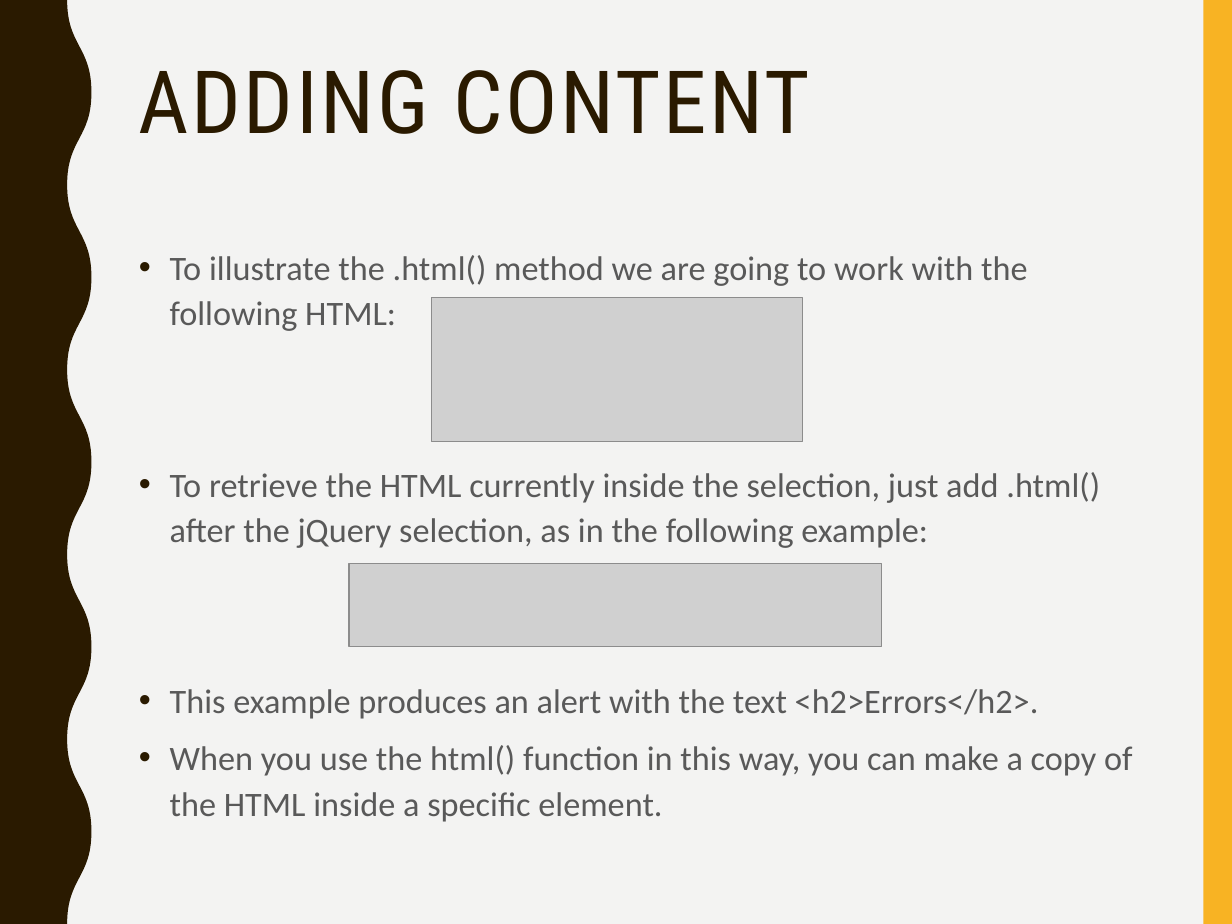
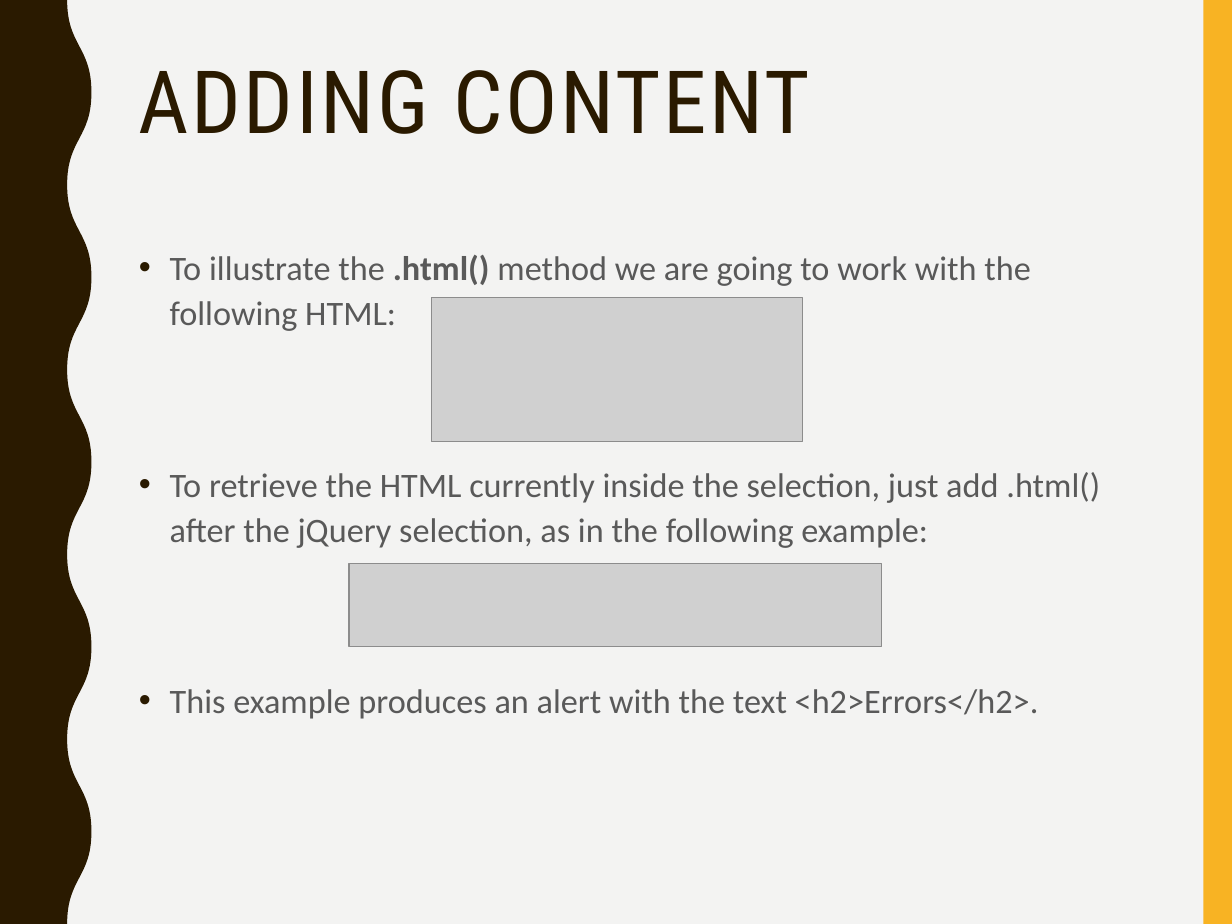
Before and after one commit to mlyngweb1/Website-Development-2-src, a slide deck: slide 22 of topic-05-jQuery-1/talk-1/talk-1.pptx. Drawn at 1232x924 pixels with LibreOffice and Linux fonts; fonts in the diff are those of the drawing; grey boxes stand for pictures. Boxes give left, top, right and bottom in pixels: in the first picture for what was removed or moved away, otherwise in the second. Text is boxed around its words. In the diff, an @@ line names an element or a change of style, - is before the commit and + after.

```diff
--- a/topic-05-jQuery-1/talk-1/talk-1.pptx
+++ b/topic-05-jQuery-1/talk-1/talk-1.pptx
@@ text at (170, 255, 1030, 331): bold on in ".html()" @@
@@ text at (170, 745, 1133, 822): paragraph removed @@
-• When you use the html() function in this way, you can make a copy of the HTML inside a specific element.
```
Also in this commit, not shown: 3 other slides changed, 1 slide added, 1 slide removed, 2 other files.
